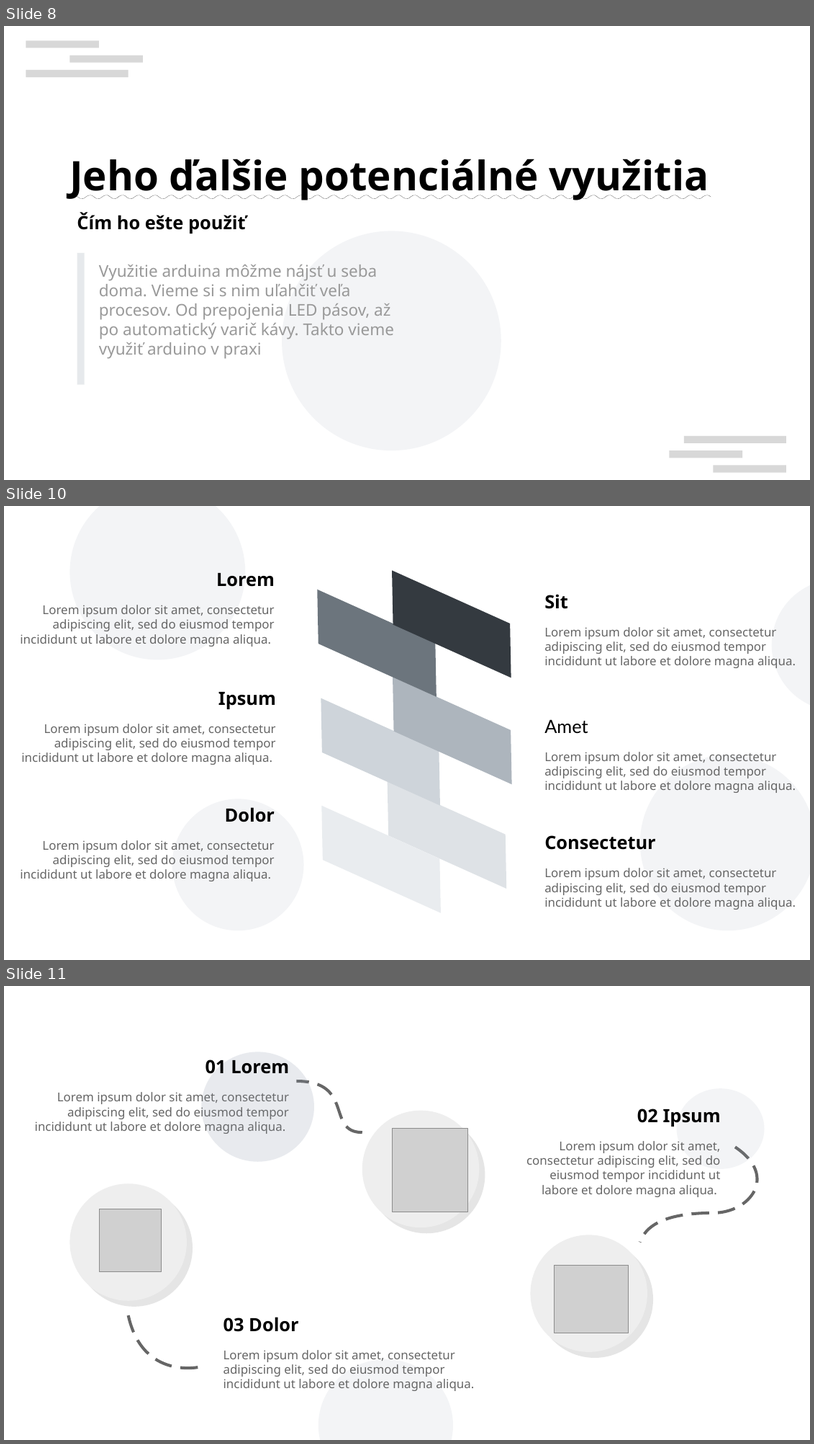
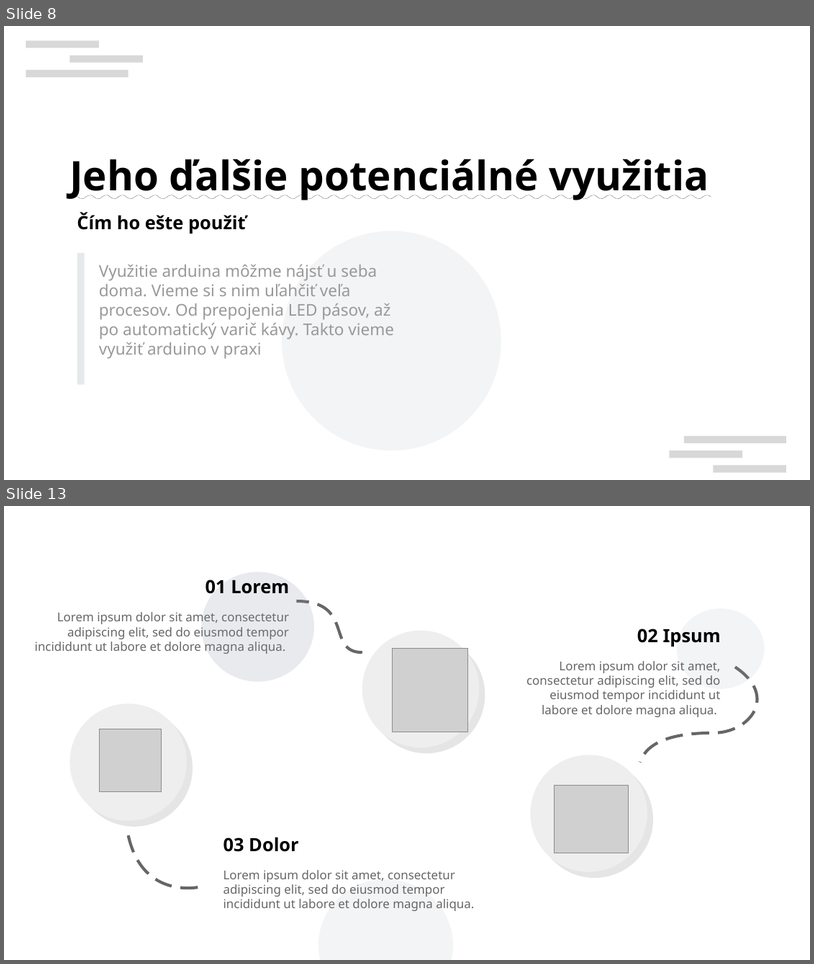
Before and after one commit to ZekoSNB/School, a slide deck: presenting/prezentacia_prednaska.odp. Shown one above the other, each under a label of ours: slides 8, 10 and 11 before the commit, slides 8 and 13 after it; the slides between them are not shown. The pictures are 814x1444 and 814x964 pixels, drawn with LibreOffice and Linux fonts; fonts in the diff are those of the drawing; grey boxes stand for pictures; background and template pictures are left out. Boxes give left, top, right and bottom in pixels: in the first picture for what was removed or moved away, otherwise in the second. Text is boxed around its words. In the diff, an @@ line names an element or a change of style, - is before the commit and + after.

```diff
--- a/presenting/prezentacia_prednaska.odp
+++ b/presenting/prezentacia_prednaska.odp
@@ slide 10 removed at [4,506,810,960], background #FFFFFF @@
@@ ellipse removed at [70,506,245,659] @@
@@ text removed at [216,573,275,587] @@
-Lorem
@@ ellipse removed at [772,579,810,711] @@
@@ text removed at [20,605,275,646] @@
-Lorem ipsum dolor sit amet, consectetur adipiscing elit, sed do eiusmod tempor incididunt ut labore et dolore magna aliqua.
@@ text removed at [545,594,568,609] @@
-Sit
@@ text removed at [545,627,796,668] @@
-Lorem ipsum dolor sit amet, consectetur adipiscing elit, sed do eiusmod tempor incididunt ut labore et dolore magna aliqua.
@@ text removed at [219,692,276,709] @@
-Ipsum
@@ text removed at [545,719,588,734] @@
-Amet
@@ text removed at [21,723,276,764] @@
-Lorem ipsum dolor sit amet, consectetur adipiscing elit, sed do eiusmod tempor incididunt ut labore et dolore magna aliqua.
@@ text removed at [545,752,796,793] @@
-Lorem ipsum dolor sit amet, consectetur adipiscing elit, sed do eiusmod tempor incididunt ut labore et dolore magna aliqua.
@@ ellipse removed at [640,755,810,930] @@
@@ ellipse removed at [172,799,304,930] @@
@@ text removed at [225,807,275,822] @@
-Dolor
@@ group removed at [317,568,512,916]: 6 parallelograms @@
@@ text removed at [20,840,275,881] @@
-Lorem ipsum dolor sit amet, consectetur adipiscing elit, sed do eiusmod tempor incididunt ut labore et dolore magna aliqua.
@@ text removed at [545,835,656,849] @@
-Consectetur
@@ text removed at [545,867,796,909] @@
-Lorem ipsum dolor sit amet, consectetur adipiscing elit, sed do eiusmod tempor incididunt ut labore et dolore magna aliqua.
@@ what was slide 11 is now slide 13 @@
```
Also in this commit, not shown: 2 slides changed, 3 slides added, 4 other files.
